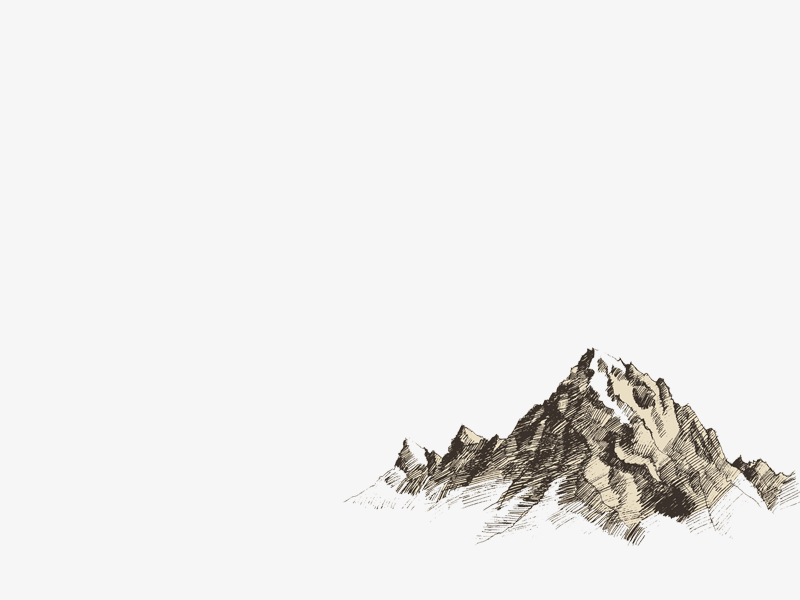
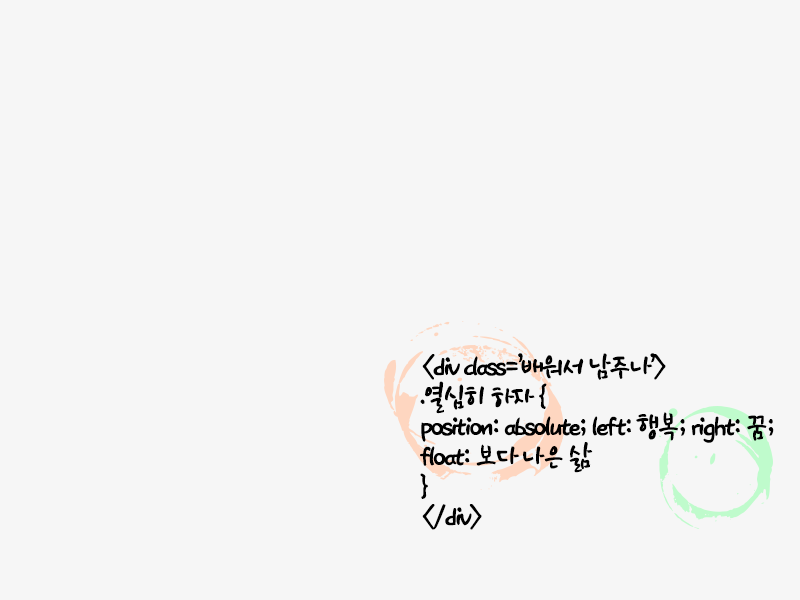
Layer changes from the first (800, 600) image to the second:
added layer "<div class=’배워서 남주나’> .열심히 하자 { position: absolute; left: 행복; r" above "Shape 4" over [420,353,774,530]
added layer "Shape 4" above "Shape 3" over [659,406,773,529]
added layer "Shape 3" above "Shape 2" over [384,321,564,490]
renamed "Layer 1" to "bg2", hid it over [343,347,800,547]
